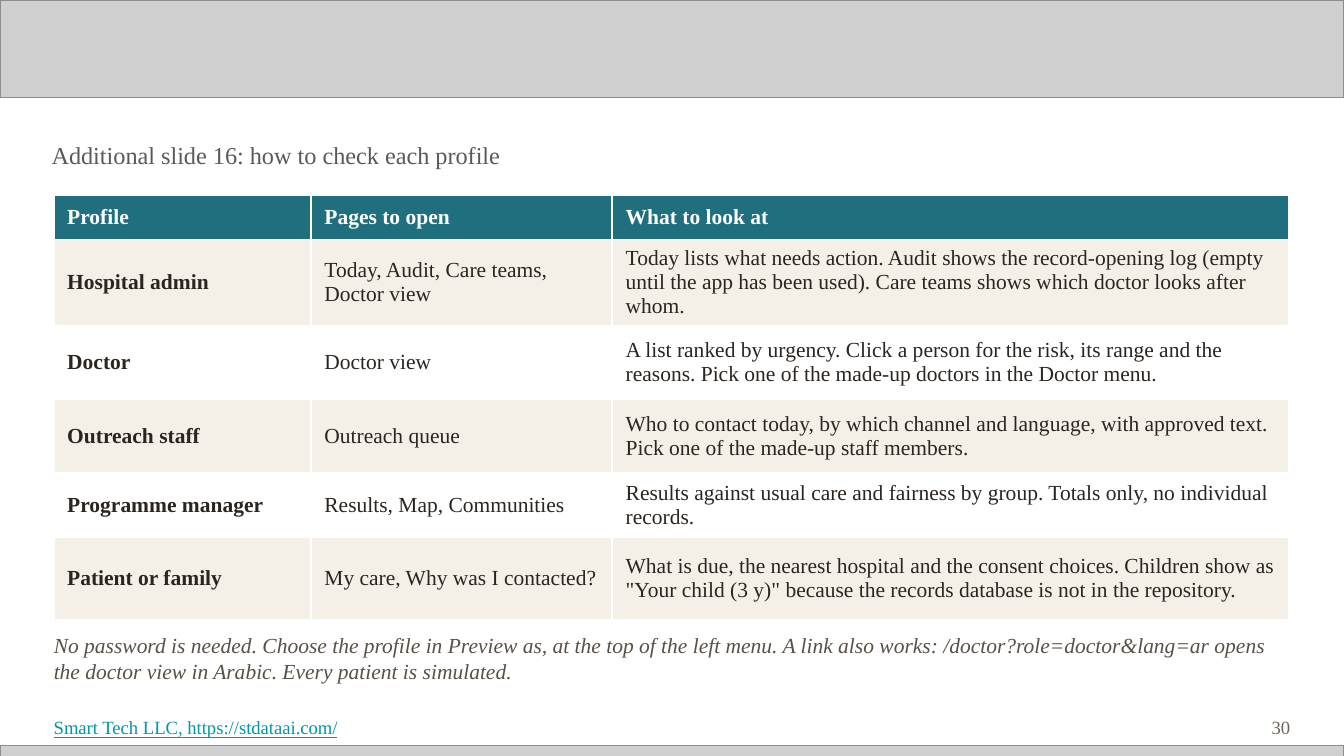
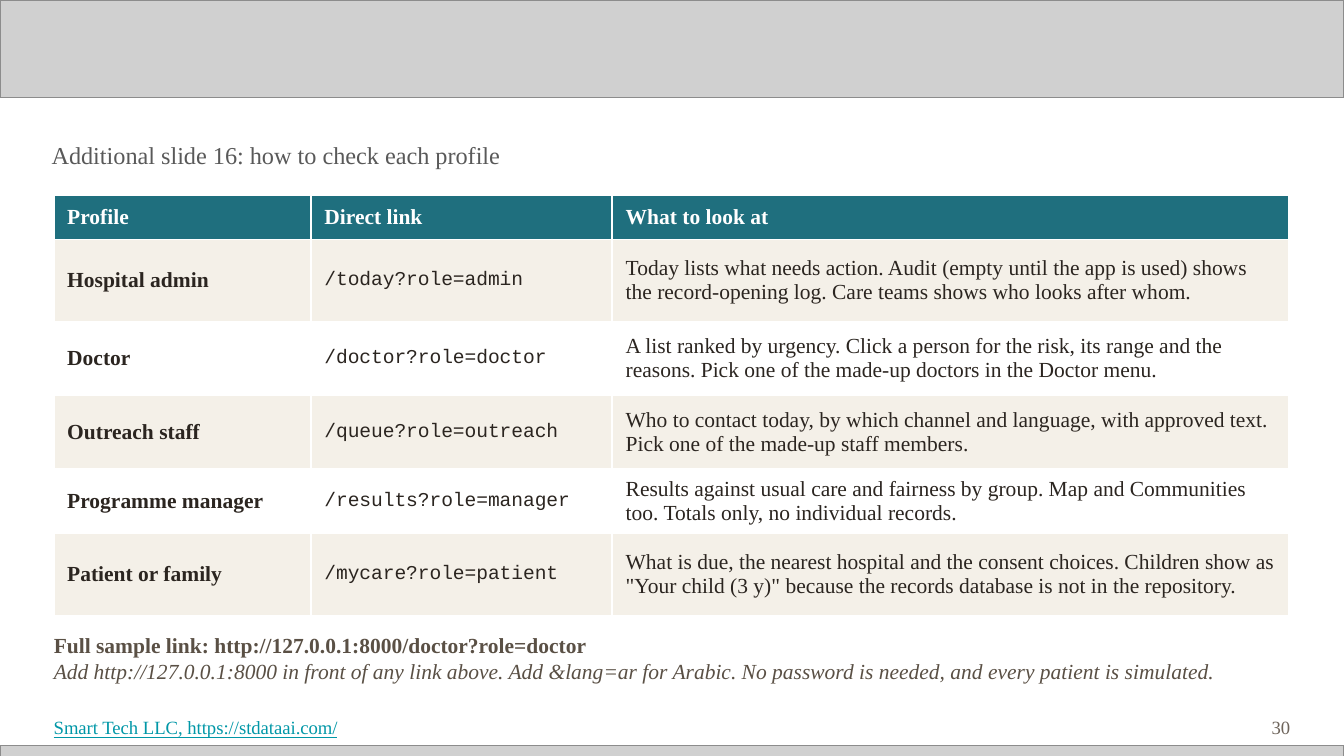
Before and after one commit to Smarttechk/Hack2Skill_Precision-Prevention, a slide deck: slide 30 of docs/Submission_Deck.pptx. Drawn at 1344x756 pixels with LibreOffice and Linux fonts; fonts in the diff are those of the drawing; grey boxes stand for pictures. Boxes give left, top, right and bottom in pixels: in the first picture for what was removed or moved away, otherwise in the second. Text is boxed around its words. In the diff, an @@ line names an element or a change of style, - is before the commit and + after.

```diff
--- a/docs/Submission_Deck.pptx
+++ b/docs/Submission_Deck.pptx
@@ table at (54, 195, 1288, 616) @@
-row 1, column 2: Pages to open
+row 1, column 2: Direct link
-row 2, column 2: Today, Audit, Care teams, Doctor view
+row 2, column 2: /today?role=admin
-row 2, column 3: Today lists what needs action. Audit shows the record-opening log (empty until the app has been used). Care teams shows which doctor looks after whom.
+row 2, column 3: Today lists what needs action. Audit (empty until the app is used) shows the record-opening log. Care teams shows who looks after whom.
-row 3, column 2: Doctor view
+row 3, column 2: /doctor?role=doctor
-row 4, column 2: Outreach queue
+row 4, column 2: /queue?role=outreach
-row 5, column 2: Results, Map, Communities
+row 5, column 2: /results?role=manager
-row 5, column 3: Results against usual care and fairness by group. Totals only, no individual records.
+row 5, column 3: Results against usual care and fairness by group. Map and Communities too. Totals only, no individual records.
-row 6, column 2: My care, Why was I contacted?
+row 6, column 2: /mycare?role=patient
@@ text at (54, 638, 1214, 684): text changed @@
-No password is needed. Choose the profile in Preview as, at the top of the left menu. A link also works: /doctor?role=doctor&lang=ar opens the doctor view in Arabic. Every patient is simulated.
+Full sample link: http://127.0.0.1:8000/doctor?role=doctor
+Add http://127.0.0.1:8000 in front of any link above. Add &lang=ar for Arabic. No password is needed, and every patient is simulated.
```
Also in this commit, not shown: 1 other slide changed, 2 other files.
